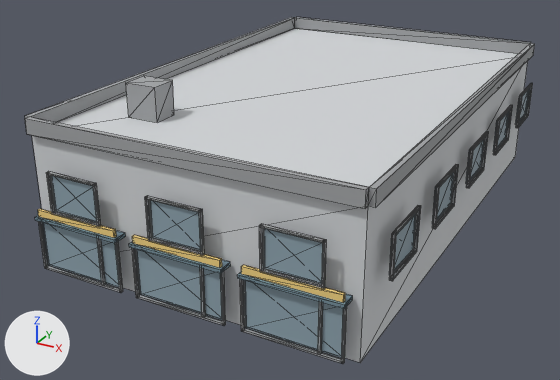
One commit to the glTF model public/buildings/commercial_2x3_a.glb: the scene before it, then after it.
Camera for both pictures: a 50 mm camera at (22.8, -20.9, 16.3) aimed at (6.2, 9.3, 1.2). The axes (+X, +Y, +Z) are drawn at lower left. The lights are the same throughout. The first picture is the older version. Mesh edges are drawn as thin lines. Vertices at exactly the same position are counted once.

Names of what the first picture shows: 'commercial_2x3_a_0'.
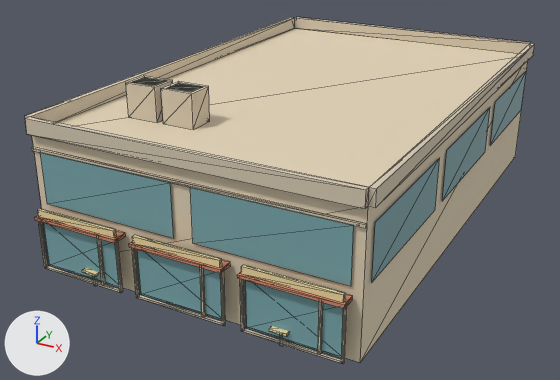
The change, as JSON lines over the scene's bpy script:
```json
{"op": "set", "path": "mat_commercial_2x3_a_wall.base_color", "old": "(0.66, 0.68, 0.7)", "new": "(0.77, 0.66, 0.48)", "note": "light grey #d4d7da -> beige #e3d4b8"}
{"op": "set", "path": "mat_commercial_2x3_a_trim.base_color", "old": "(0.363, 0.374, 0.385)", "new": "(0.69, 0.6, 0.46)", "note": "grey #a2a5a7 -> beige #d8cbb5"}
{"op": "set", "path": "mat_commercial_2x3_a_awning.base_color", "old": "(0.18, 0.28, 0.34)", "new": "(0.66, 0.26, 0.15)", "note": "greyish blue #76909e -> beige #d48b6c"}
{"block": "me_commercial_2x3_a_0", "where": "# used by ob_commercial_2x3_a_0; location = (0.0, 0.0, 0.0)"}
{"op": "remove", "block": "me_commercial_2x3_a_0", "code": "me_commercial_2x3_a_0.from_pydata(...)  # 868 vertices, 1320 faces; spans x -0.6..15.1, y -0.8..23.1, z 0.0..7.5"}
{"op": "add", "block": "me_commercial_2x3_a_0", "code": "me_commercial_2x3_a_0.from_pydata(...)  # 332 vertices, 468 faces; spans x -0.2..14.8, y -0.8..22.8, z 0.0..7.5"}
{"block": "me_commercial_2x3_a_0", "change": "me_commercial_2x3_a_0 part 1: a new loose piece, a box spanning x 0.0..14.5, y -0.1..0.0, z 5.25..5.38, in mat_commercial_2x3_a_trim (beige #d8cbb5)"}
{"block": "me_commercial_2x3_a_0", "change": "me_commercial_2x3_a_0 part 2: a new loose piece, a box spanning x 4.0..5.5, y 3.4..4.6, z 6.0..7.5, in mat_commercial_2x3_a_trim (beige #d8cbb5)"}
{"block": "me_commercial_2x3_a_0", "change": "me_commercial_2x3_a_0 part 3: a new loose piece, a box spanning x 2.55..3.25, y -0.68..-0.1, z 0.65..0.76, in mat_commercial_2x3_a_sign (beige #f0dda6)"}
{"block": "me_commercial_2x3_a_0", "change": "me_commercial_2x3_a_0 part 4: a new loose piece, a box spanning x 11.25..11.95, y -0.68..-0.1, z 0.65..0.76, in mat_commercial_2x3_a_sign (beige #f0dda6)"}
{"block": "me_commercial_2x3_a_0", "change": "me_commercial_2x3_a_0 part 5: 80 loose pieces with 640 vertices, spanning x -0.6..15.1, y -0.6..23.1, z 2.9..4.7, are deleted"}
{"block": "me_commercial_2x3_a_0", "change": "me_commercial_2x3_a_0 part 6"}
{"block": "me_commercial_2x3_a_0", "change": "28 vertices are added at x -0.1..14.6, y -0.1..22.6, z 3.0..7.5"}
{"block": "me_commercial_2x3_a_0", "change": "20 new vertices lie (0.0, 0.0, 2.2) away from vertices in x -0.1..14.6, y -0.1..22.6, z 3.0"}
{"block": "me_commercial_2x3_a_0", "change": "24 new faces join them, mat_commercial_2x3_a_glass (cyan #7caaaf)"}
{"block": "me_commercial_2x3_a_0", "change": "other edits to the shape of me_commercial_2x3_a_0 do not show in these pictures"}
```

Changed parts and their boxes [x1, y1, x2, y2] in the pictures (560 x 380 px):
```json
{"object": "commercial_2x3_a_0", "change": "recoloured, reshaped", "before": [25, 17, 535, 364], "after": [25, 17, 535, 364], "on screen": "light grey to beige"}
{"part": 1, "of": "me_commercial_2x3_a_0", "change": "added", "after": [32, 147, 367, 228]}
{"part": 2, "of": "me_commercial_2x3_a_0", "change": "added", "after": [161, 81, 210, 130], "on screen": "beige"}
{"part": 3, "of": "me_commercial_2x3_a_0", "change": "added", "after": [82, 268, 99, 276]}
{"part": 4, "of": "me_commercial_2x3_a_0", "change": "added", "after": [269, 326, 289, 336]}
{"part": 5, "of": "me_commercial_2x3_a_0", "change": "deleted", "before": [46, 83, 533, 289]}
{"part": 6, "of": "me_commercial_2x3_a_0", "change": "added", "after": [40, 72, 526, 286], "on screen": "cyan"}
```
